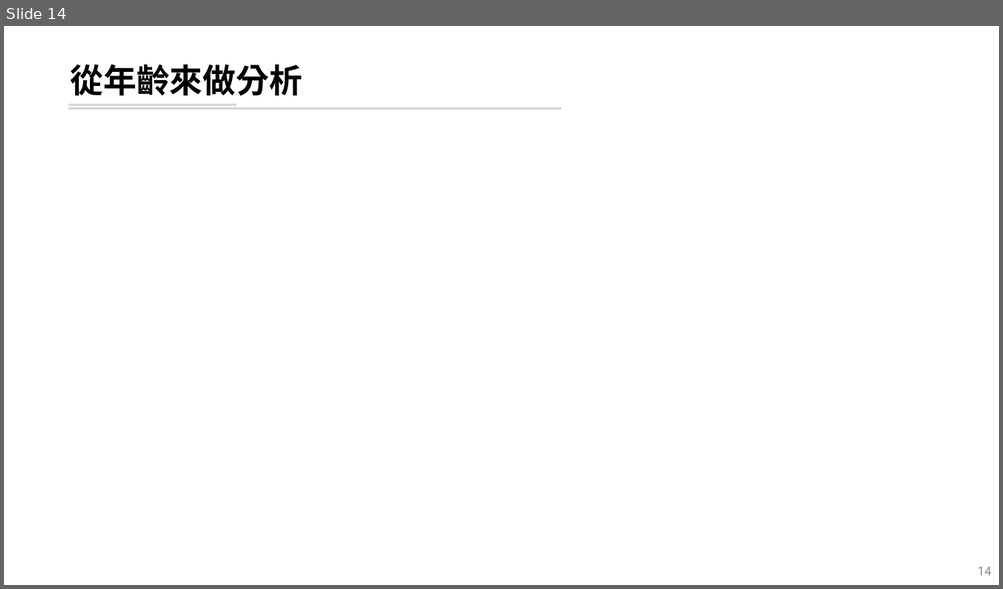
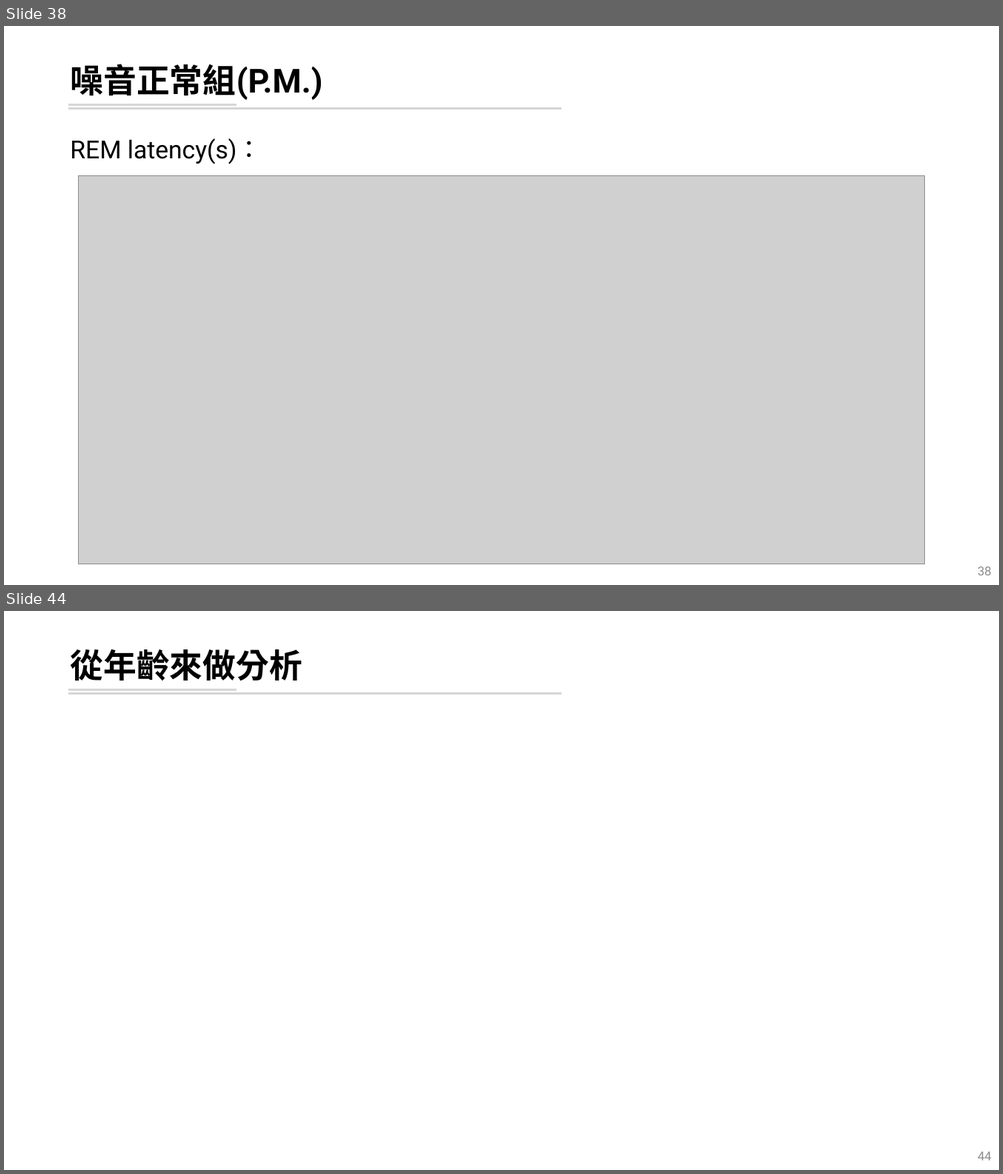
Before and after one commit to leooel97895750/REM_DataMining, a slide deck: 輪班工人暴露噪音下REM片斷化分析.pptx. Shown one above the other, each under a label of ours: slide 14 before the commit, slides 38 and 44 after it; the slides between them are not shown. The pictures are 1003x589 and 1003x1174 pixels, drawn with LibreOffice and Linux fonts; fonts in the diff are those of the drawing; grey boxes stand for pictures. Boxes give left, top, right and bottom in pixels: in the first picture for what was removed or moved away, otherwise in the second. Text is boxed around its words. In the diff, an @@ line names an element or a change of style, - is before the commit and + after.

```diff
--- a/輪班工人暴露噪音下REM片斷化分析.pptx
+++ b/輪班工人暴露噪音下REM片斷化分析.pptx
@@ slide 38 added at (4, 26, 999, 585), background #FFFFFF; not listed: 2 template elements that a slide beside it also shows @@
@@ title added at (70, 64, 322, 100), 32 pt, text #000000, bold @@
+噪音正常組(P.M.)
@@ text added at (70, 138, 262, 164), 24 pt, text #000000 @@
+REM latency(s)：
@@ picture added at (78, 176, 925, 565) @@
@@ page number added at (977, 567, 991, 576), 12 pt, text #8C8C8C @@
+38
@@ what was slide 14 is now slide 44 @@
@@ page number at (977, 1152, 991, 1161): text changed @@
-14
+44
```
Also in this commit, not shown: 6 slides changed, 29 other slides added, 3 other files.
